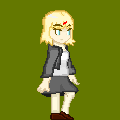
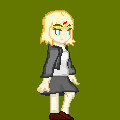
Two versions of the same layered image (120x120). Layer-by-layer changes:
renamed "腿" to "裙表", painted on it over [40, 91, 79, 120]
added layer "右腳" above "左腳" over [49, 93, 67, 120]
added layer "左腳" above "裙底" over [58, 92, 75, 119]
added layer "裙底" above "左手" over [40, 91, 79, 96]
